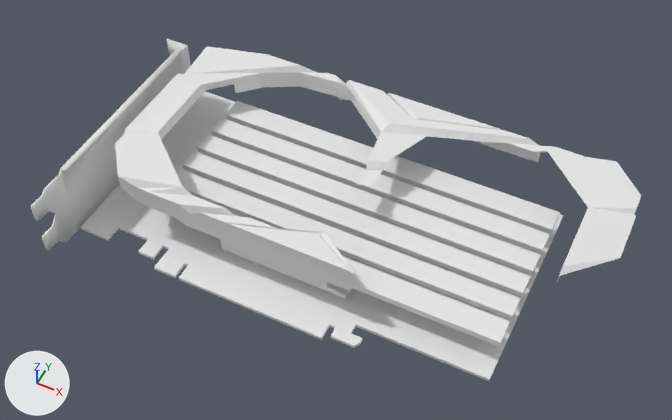
Two versions of the Blender file computer parts/GPU Nvidia GeForce GTX 1650 Windforce GIGABYTE.blend, one commit apart.
Before and after are seen from a 50 mm camera at (0.236, -0.239, 0.309) aimed at (0.112, 0.009, -0.001). Arrows for +X, +Y and +Z are at lower left; the lights stay in place.

Names of what the first picture shows: 'heatsink', 'pcb', 'pci-e plate', 'plastic cover'.
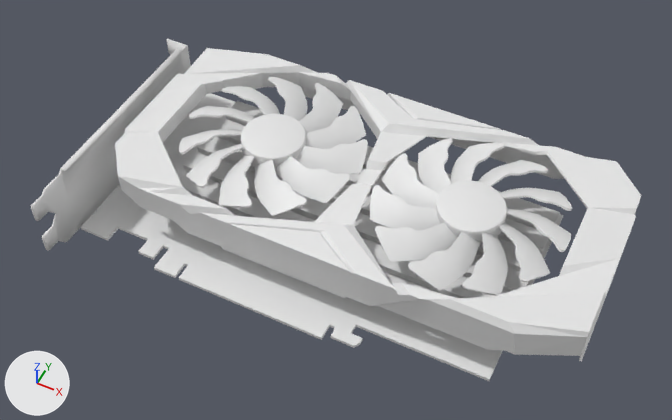
Commit message: Update GPU Nvidia GeForce GTX 1650 Windforce GIGABYTE.blend
plastic cover, fans

Changed parts and their boxes (x1, y1, x2, y2) in the pictures (672 x 420 px):
```json
{"object": "plastic cover", "change": "reshaped, modifiers changed", "before": [115, 46, 641, 291], "after": [115, 48, 641, 362], "on screen": "28% taller"}
{"object": "fan R", "change": "added", "after": [370, 138, 572, 296], "faces in mat_black_plastic": [370, 138, 572, 296], "faces in mat_chip": [439, 181, 505, 230], "faces in mat_metal_1": [437, 181, 506, 232]}
{"object": "fan L", "change": "added", "after": [179, 77, 368, 217], "faces in mat_black_plastic": [179, 77, 368, 217], "faces in mat_chip": [243, 114, 304, 157], "faces in mat_metal_1": [241, 114, 306, 158]}
{"part": 1, "of": "me_plastic_cover", "change": "built on", "before": [118, 46, 540, 291], "after": [118, 48, 639, 362]}
{"object": "heatsink", "change": "unchanged, covered by the edit", "before": [150, 101, 560, 347], "after": [176, 101, 560, 299]}
```

Edits to the scene script, one JSON object a line:
```json
{"block": "me_plastic_cover", "where": "# used by ob_plastic_cover; location = (0.121, 0.0235, 0.0131)"}
{"op": "remove", "block": "me_plastic_cover", "code": "me_plastic_cover.from_pydata(...)  # 109 vertices, 82 faces, 1 loose edge; spans x -0.112..0.112, y -0.053..0.053, z -0.013..0.003"}
{"op": "add", "block": "me_plastic_cover", "code": "me_plastic_cover.from_pydata(...)  # 167 vertices, 138 faces; spans x -0.112..0.112, y -0.053..0.053, z -0.018..0.003"}
{"block": "me_plastic_cover", "change": "me_plastic_cover part 1"}
{"block": "me_plastic_cover", "change": "1 vertex is removed from x -0.04, y 0.051, z -0.013"}
{"block": "me_plastic_cover", "change": "2 faces are deleted"}
{"block": "me_plastic_cover", "change": "1 loose edge is deleted"}
{"block": "me_plastic_cover", "change": "9 vertices in x -0.063..0.062, y -0.053..0.053, z -0.013 move by (0.0, 0.0, -0.005)"}
{"block": "me_plastic_cover", "change": "6 vertices in x -0.096..-0.07, y -0.053..0.028, z -0.01..-0.003 move by (0.0, 0.0, -0.003)"}
{"block": "me_plastic_cover", "change": "3 vertices in x -0.004..-0.002, y -0.041..-0.039, z -0.001..0.0 move by (0.0, 0.0, 0.001)"}
{"block": "me_plastic_cover", "change": "3 vertices move from x -0.109..-0.021, y -0.053..0.041, z -0.004..0.003 to x -0.109..-0.022, y -0.053..0.041, z -0.006..0.002"}
{"block": "me_plastic_cover", "change": "59 vertices are added at x -0.109..0.112, y -0.053..0.053, z -0.018..0.003"}
{"block": "me_plastic_cover", "change": "49 new faces join them, mat_chip"}
{"block": "me_plastic_cover", "change": "9 new faces join them, mat_black_plastic"}
{"op": "add", "block": "me_fan", "code": ["me_fan = bpy.data.meshes.new('fan')", "me_fan.from_pydata(...)  # 1024 vertices, 1012 faces; spans x -0.043..0.0429, y -0.043..0.0429, z -0.004..0.004", "me_fan.polygons.foreach_set('use_smooth', [True] * 1012)", "# faces by material slot: [946, 33, 33]", "me_fan.materials.append(mat_black_plastic)", "me_fan.materials.append(mat_metal_1)", "me_fan.materials.append(mat_chip)"]}
{"op": "add", "block": "ob_plastic_cover", "code": "_m = ob_plastic_cover.modifiers.new('Solidify', 'SOLIDIFY')"}
{"op": "add", "block": "ob_plastic_cover", "code": "_m.thickness = 0.0016"}
{"op": "add", "block": "ob_plastic_cover", "code": "_m = ob_plastic_cover.modifiers.new('Weld', 'WELD')"}
{"op": "add", "block": "ob_plastic_cover", "code": "_m.merge_threshold = 0.0002"}
{"op": "add", "block": "ob_fan_r", "code": ["ob_fan_r = bpy.data.objects.new('fan R', me_fan)", "ob_fan_r.location = (0.169, 0.0235, 0.012)", "ob_fan_r.scale = (-1.0, 1.0, 1.0)"]}
{"op": "add", "block": "ob_fan_l", "code": ["ob_fan_l = bpy.data.objects.new('fan L', me_fan)", "ob_fan_l.location = (0.073, 0.0235, 0.012)"]}
```
